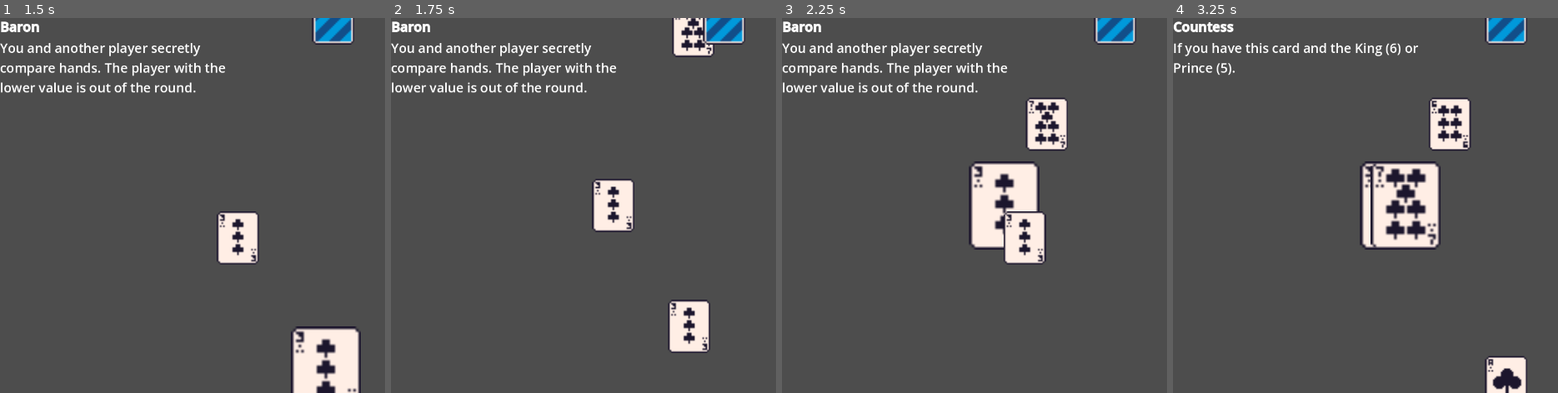
Above: before the commit, frames 1-4 (left to right).
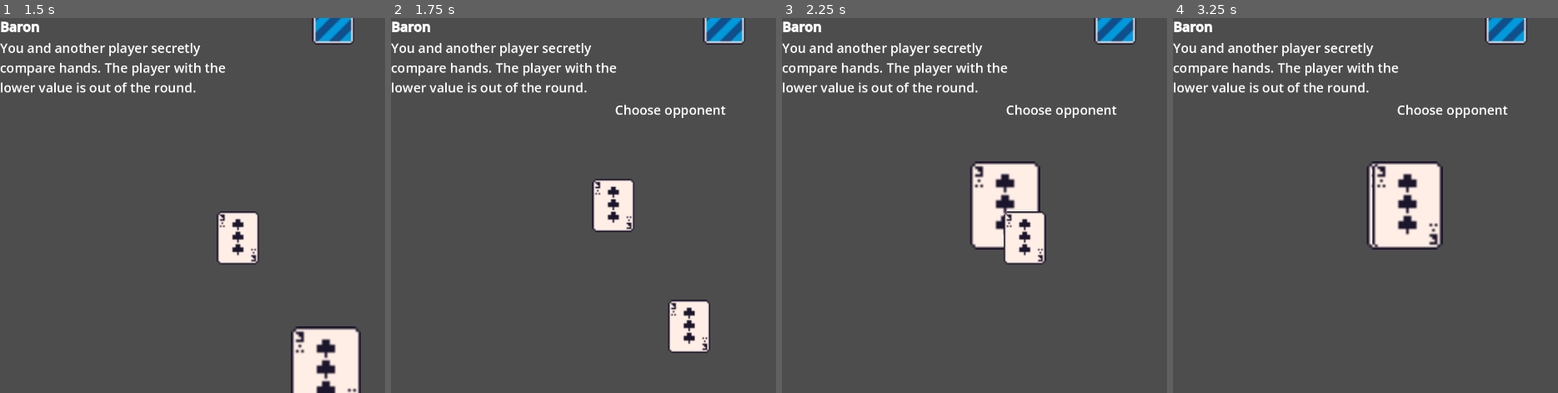
Above: after the commit, the same moments.

Repository: maxnovak/love-letter
Game: Godot game, scene res://table.tscn
The game is run twice, just before and just after one commit, with the same random seed, the same clock (stepped at 60 frames per second) and the same inputs.
Inputs (mouse positions are in pixels of both pictures, inside the frame that each line leads up to):
- Up to frame 1 (1.5 s): tap Enter at 0.5 s; move the mouse to (308, 381) at 0.52 s; click (308, 381) at 0.67 s; move the mouse to (334, 381) at 1.27 s; click (334, 381) at 1.42 s
- Up to frame 2 (1.75 s): no input
- Up to frame 3 (2.25 s): move the mouse to (1005, 205) at 2.02 s; click (1005, 205) at 2.17 s
- Up to frame 4 (3.25 s): click (1396, 205) at 2.92 s

Frame 1 is identical in both runs. In frame 2, 1.2% of the frame differs, in the area x 58-88%, y 0-27%; in frame 3, 2.2%; in frame 4, 7.9%, in the area x 0-92%, y 0-100%.

Commit message:
Implement Baron and change how winner is returned

Diff:
--- a/Global.gd
+++ b/Global.gd
@@ -59,15 +59,14 @@
 	},
 }
 
-func findWinner(players):
+func findWinner(players) -> Node2D:
 	var playersValues =[]
 	for player in players:
 		var card = player.find_child("Card*", true, false)
 		card._set_visible(true)
 		playersValues.append(Global.cardBreakdown[card._get_card()].value)
+	# if the max and min are the same tis a tie
 	if playersValues[0] == playersValues.max() && playersValues[0] == playersValues.min():
-		print("tie")
-	elif playersValues[0] == playersValues.max():
-		print("winner")
+		return null
 	else:
-		print("lose")
+		return players[playersValues.find(playersValues.max())]
--- a/Table.gd
+++ b/Table.gd
@@ -91,6 +91,20 @@
 		await animate_card_play(opponentsCard)
 		deal_card(opponent)
 
+	if cardType == "baron":
+		$HUD.show_instruction("Choose opponent")
+		var opponent = await chooseOpponent
+		var opponentsCard = opponent.find_child("Card*", true, false)
+		opponentsCard._set_visible(true)
+		var playersComparing = [$PlayersHand, opponent]
+		var winner = Global.findWinner(playersComparing)
+		$HUD.hide_instruction()
+		if winner == null:
+			$ViewCardTimer.start()
+		else:
+			playersComparing = playersComparing.filter(func(player): return player != winner)
+			turnOrder = turnOrder.filter(func(player): return !playersComparing.has(player))
+
 	if cardType == "priest":
 		$HUD.show_instruction("Choose opponent")
 		var opponent = await chooseOpponent
@@ -111,7 +125,11 @@
 	var current_player = turnOrder[turn % turnOrder.size()]
 
 	if deck.size() <= 1 && current_player.find_children("Card*", "Node2D", true, false).size() == 1:
-		Global.findWinner(turnOrder)
+		var winner = Global.findWinner(turnOrder)
+		print(winner.name)
+		return
+	elif turnOrder.size() <= 1:
+		print(turnOrder[0].name)
 		return
 
 	if dealCard == true:
